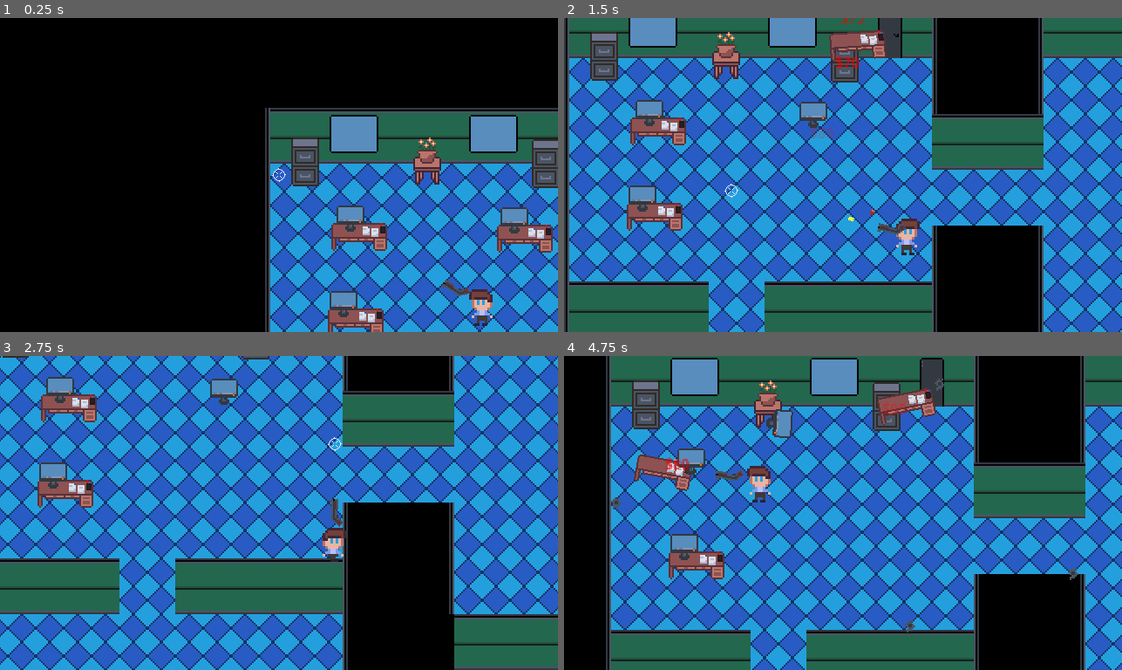
Above: before the commit, frames 1-4 (two rows, left to right).
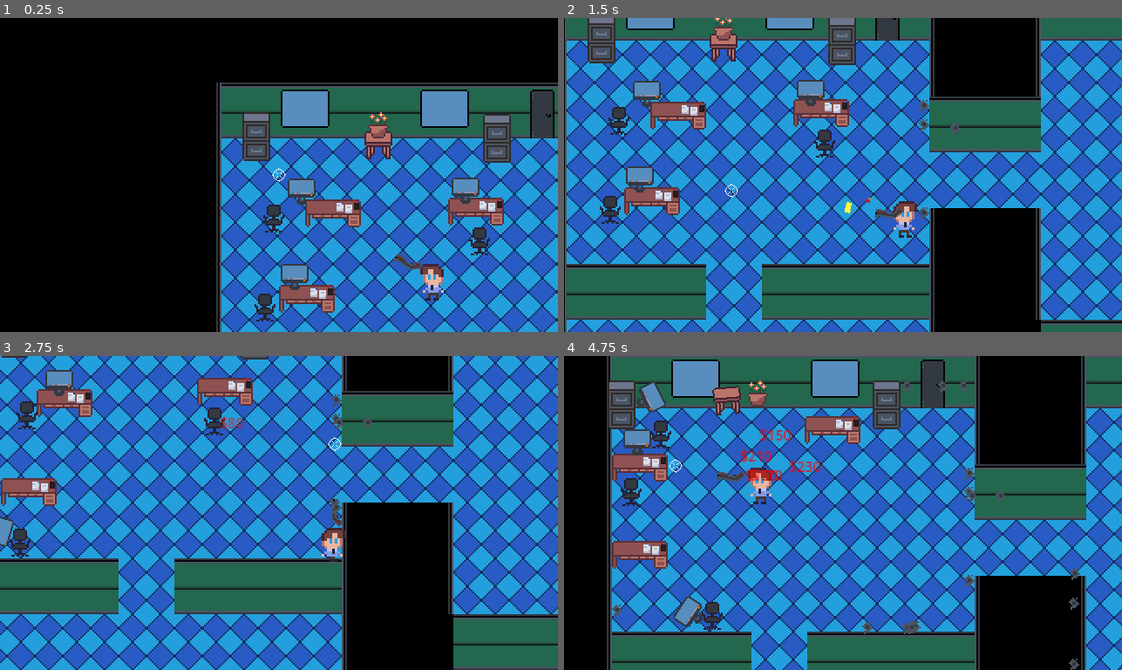
Above: after the commit, the same moments.

Repository: bhmcarr/Deep-Dive
Game: Godot game, scene res://Scenes/main.tscn
The game is run twice, just before and just after one commit, with the same random seed, the same clock (stepped at 60 frames per second) and the same inputs.
Inputs (mouse positions are in pixels of both pictures, inside the frame that each line leads up to):
- Up to frame 1 (0.25 s): no input
- Up to frame 2 (1.5 s): move the mouse to (965, 159) at 0.52 s; hold D (move_right) 0.53-1.28 s; click (965, 159) at 0.6 s; move the mouse to (731, 190) at 1.27 s; hold S (move_down) from 1.28 s (still down); click (731, 190) at 1.35 s
- Up to frame 3 (2.75 s): move the mouse to (334, 443) at 2.02 s; release S (move_down) at 2.03 s; hold D (move_right) from 2.03 s (still down); click (334, 443) at 2.1 s
- Up to frame 4 (4.75 s): move the mouse to (815, 575) at 2.77 s; release D (move_right) at 2.78 s; hold W (move_up) 2.78-3.53 s; click (815, 575) at 2.85 s; move the mouse to (1010, 560) at 3.52 s; hold A (move_left) from 3.53 s (still down); click (1010, 560) at 3.6 s; move the mouse to (675, 465) at 4.27 s; click (675, 465) at 4.35 s

The runs differ from the first frame. In frame 1, 37% of the frame differs, in the area x 38-100%, y 20-100%; in frame 2, 59%, in the area x 0-100%, y 0-100%; in frame 3, 12%; in frame 4, 26%.

Commit message:
more valuables, keep certain objects upright, make shotgun spread bullets, update john

Diff:
--- /dev/null
+++ b/Scenes/Valuables/Chair.tscn
@@ -0,0 +1,23 @@
+[gd_scene format=3 uid="uid://dqln8t0sey0uf"]
+
+[ext_resource type="Texture2D" uid="uid://5g8cgfa5c3fn" path="res://Assets/chair.png" id="1_4nien"]
+[ext_resource type="Script" uid="uid://dtp54afif1bb4" path="res://Scenes/Valuables/valuable_prop.gd" id="1_idxw5"]
+[ext_resource type="PackedScene" uid="uid://dachmv6iwxqfi" path="res://Scenes/Valuables/valuable_handler.tscn" id="3_qimjs"]
+
+[sub_resource type="CapsuleShape2D" id="CapsuleShape2D_f0emx"]
+radius = 5.0
+height = 18.0
+
+[node name="Chair" type="RigidBody2D" unique_id=177623376]
+script = ExtResource("1_idxw5")
+
+[node name="Sprite2D" type="Sprite2D" parent="." unique_id=1676661203]
+texture = ExtResource("1_4nien")
+
+[node name="CollisionShape2D" type="CollisionShape2D" parent="." unique_id=144315968]
+shape = SubResource("CapsuleShape2D_f0emx")
+
+[node name="ValuableHandler" parent="." unique_id=447044991 instance=ExtResource("3_qimjs")]
+value = 250
+mass = 20.0
+keep_upright = true
--- a/Scenes/Valuables/Desk.tscn
+++ b/Scenes/Valuables/Desk.tscn
@@ -8,12 +8,15 @@
 size = Vector2(32, 16)
 
 [node name="Desk" type="RigidBody2D" unique_id=568491742]
+angular_damp = 100.0
 script = ExtResource("1_odae8")
 
 [node name="Sprite2D" type="Sprite2D" parent="." unique_id=1855106866]
 texture = ExtResource("2_dwkq0")
 
-[node name="ValuableHandler" parent="." unique_id=447044991 instance=ExtResource("3_4jd11")]
-
 [node name="CollisionShape2D" type="CollisionShape2D" parent="." unique_id=40111588]
 shape = SubResource("RectangleShape2D_8wm7i")
+
+[node name="ValuableHandler" parent="." unique_id=447044991 instance=ExtResource("3_4jd11")]
+mass = 100.0
+keep_upright = true
--- a/Scenes/Valuables/FilingCabinet.tscn
+++ b/Scenes/Valuables/FilingCabinet.tscn
@@ -19,4 +19,5 @@
 
 [node name="ValuableHandler" parent="." unique_id=447044991 instance=ExtResource("3_sudvq")]
 value = 500
-mass = 100.0
+mass = 1000.0
+keep_upright = true
--- a/Scenes/Valuables/valuable_handler.gd
+++ b/Scenes/Valuables/valuable_handler.gd
@@ -2,9 +2,11 @@
 @onready var floating_text_emitter: Node2D = $FloatingTextEmitter
 @onready var sprite_2d: Sprite2D = $"../Sprite2D"
 @onready var break_particles: CPUParticles2D = $BreakParticles
+@onready var nearby_valuable_hitbox: Area2D = $NearbyValuableHitbox
 
 @export var value: int = 100
 @export var mass: float = 10
+@export var keep_upright: bool = false
 
 func _ready() -> void:
 	# set default parent properties
@@ -14,15 +16,30 @@
 
 	valuable.set_collision_layer_value(1, false) # turn off default
 	valuable.set_collision_layer_value(3, true) # enable valuable collision layer
-	valuable.set_collision_mask_value(1, true) # turn off default
-	valuable.set_collision_mask_value(2, true) # turn off default
+	valuable.set_collision_mask_value(1, true)
+	valuable.set_collision_mask_value(2, true)
+	valuable.set_collision_mask_value(3, true)
 
-func damage_valuable(damage_amount: int) -> void:
+func _physics_process(delta: float) -> void:
+	if keep_upright:
+		# adjust parent's orientation
+		var parent = get_parent()
+		if "rotation" in parent:
+			parent.rotation = 0
+
+func damage_valuable(damage_amount: int, impact_direction: Vector2, impact_power: int) -> void:
 	value -= damage_amount
 	if value <= 0:
 		_break_valuable()
 	else:
 		floating_text_emitter.emit_text("$" + str(value))
+
+	if nearby_valuable_hitbox.has_overlapping_bodies():
+		var bodies = nearby_valuable_hitbox.get_overlapping_bodies()
+		for body in bodies:
+			if body.has_method("apply_impulse"):
+				body.apply_impulse(impact_direction * impact_power)
+				body.apply_torque_impulse(impact_power)
 
 func _break_valuable() -> void:
 	var image = sprite_2d.texture.get_image()
--- a/Scenes/Valuables/valuable_handler.tscn
+++ b/Scenes/Valuables/valuable_handler.tscn
@@ -3,6 +3,8 @@
 [ext_resource type="Script" uid="uid://bn8j4j6n863lk" path="res://Scenes/Valuables/valuable_handler.gd" id="1_j1iue"]
 [ext_resource type="PackedScene" uid="uid://d0b6pqcqfbdr" path="res://Scenes/floating_text_emitter.tscn" id="2_2f5j2"]
 [ext_resource type="Texture2D" uid="uid://bhxht2sr6mvel" path="res://Assets/valuable_shard.png" id="3_sxl6t"]
+
+[sub_resource type="CircleShape2D" id="CircleShape2D_j1iue"]
 
 [node name="ValuableHandler" type="Node2D" unique_id=447044991]
 script = ExtResource("1_j1iue")
@@ -28,4 +30,11 @@
 scale_amount_min = 0.25
 scale_amount_max = 0.5
 
+[node name="NearbyValuableHitbox" type="Area2D" parent="." unique_id=1623883445]
+collision_layer = 0
+collision_mask = 4
+
+[node name="CollisionShape2D" type="CollisionShape2D" parent="NearbyValuableHitbox" unique_id=1350761012]
+shape = SubResource("CircleShape2D_j1iue")
+
 [connection signal="finished" from="BreakParticles" to="." method="_on_break_particles_finished"]
--- a/Scenes/Valuables/valuable_prop.gd
+++ b/Scenes/Valuables/valuable_prop.gd
@@ -4,5 +4,5 @@
 
 func _physics_process(delta: float) -> void:
 	var collision_info = move_and_collide(Vector2.ZERO)
-	if collision_info:
-		valuable_handler.damage_valuable(5)
+	#if collision_info:
+		#valuable_handler.damage_valuable(5)
--- a/Scenes/bullet.gd
+++ b/Scenes/bullet.gd
@@ -35,7 +35,7 @@
 				body.apply_impulse(direction * BULLET_POWER)
 				body.apply_torque_impulse(BULLET_POWER)
 				if body.has_node("ValuableHandler"):
-					body.get_node("ValuableHandler").damage_valuable(BULLET_DAMAGE)
+					body.get_node("ValuableHandler").damage_valuable(BULLET_DAMAGE, direction, BULLET_POWER)
 		else:
 			_spawn_bullet_hole()
 
--- a/Scenes/camera_2d.gd
+++ b/Scenes/camera_2d.gd
@@ -16,7 +16,7 @@
 
 # Called every frame. 'delta' is the elapsed time since the previous frame.
 func _physics_process(delta: float) -> void:
-	position = player.position
+	position = position.lerp(player.position, delta * 100)
 
 	# Fade out the intensity over time
 	shake_strength = lerp(shake_strength, 0.0, SHAKE_DECAY_RATE * delta)
--- a/Scenes/gun.gd
+++ b/Scenes/gun.gd
@@ -34,8 +34,8 @@
 		sprite_2d.flip_v = false
 
 	if Input.is_action_just_pressed("shoot") && delay_timer.is_stopped():
-		_shoot(mouse_pos) # pass in normalized direction from mouse position
-
+		#_shoot(mouse_pos) # pass in normalized direction from mouse position
+		_shoot_spread(mouse_pos)
 
 func _shoot(mouse_pos: Vector2) -> void:
 	# visual flair
@@ -55,6 +55,24 @@
 	fired.emit()
 	delay_timer.start()
 
+func _shoot_spread(mouse_pos: Vector2) -> void:
+	# visual flair
+	casing_particles.emitting = true
+	animation_player.play("fire")
+	muzzle_flare.visible = true
+	await get_tree().create_timer(0.1).timeout
+	muzzle_flare.visible = false
+	gun_sound_player.playing = true
+
+	var deg_vals = [-5, -2, 0, 2, 5]
+	for i in deg_vals:
+		var bullet = bullet_scene.instantiate()
+		bullet.global_position = to_global(bullet_spawn_point.position)
+		bullet.initial_direction = (mouse_pos.rotated(deg_to_rad(i)) - global_position).normalized()
+		get_tree().current_scene.add_child(bullet)
+
+	fired.emit()
+	delay_timer.start()
 
 func _on_melee_hitbox_body_entered(body: Node2D) -> void:
 	# TODO: Vary melee power (knockback) based on how much the melee weapon swung
--- a/Scenes/main.tscn
+++ b/Scenes/main.tscn
@@ -11,6 +11,7 @@
 [ext_resource type="PackedScene" uid="uid://cj57mn6h0ih3" path="res://Scenes/Valuables/FilingCabinet.tscn" id="10_d1ilt"]
 [ext_resource type="Texture2D" uid="uid://m4xuya24ttsj" path="res://Assets/crosshair.png" id="10_hptm8"]
 [ext_resource type="PackedScene" uid="uid://3xbxkdap55x8" path="res://Scenes/Valuables/Monitor.tscn" id="11_d1ilt"]
+[ext_resource type="PackedScene" uid="uid://dqln8t0sey0uf" path="res://Scenes/Valuables/Chair.tscn" id="12_6iyac"]
 
 [sub_resource type="TileSetAtlasSource" id="TileSetAtlasSource_jjvhh"]
 texture = ExtResource("1_bo1nx")
@@ -96,3 +97,12 @@
 
 [node name="Monitor3" parent="." unique_id=144571261 instance=ExtResource("11_d1ilt")]
 position = Vector2(234, 208)
+
+[node name="Chair" parent="." unique_id=177623376 instance=ExtResource("12_6iyac")]
+position = Vector2(235, 174)
+
+[node name="Chair2" parent="." unique_id=1539241474 instance=ExtResource("12_6iyac")]
+position = Vector2(340, 176)
+
+[node name="Chair3" parent="." unique_id=1350866798 instance=ExtResource("12_6iyac")]
+position = Vector2(217, 225)
--- a/Scenes/player.gd
+++ b/Scenes/player.gd
@@ -5,6 +5,7 @@
 const SPEED = 100.0
 const JUMP_VELOCITY = -400.0
 var direction: Vector2 = Vector2.ZERO
+var push_force = 5.0
 
 func _physics_process(delta: float) -> void:
 	direction.x = Input.get_axis("move_left", "move_right")
@@ -14,6 +15,12 @@
 
 	_handle_animations()
 	move_and_slide()
+
+	# TODO: This doesn't seem to work like I thought..
+	for i in get_slide_collision_count():
+		var c = get_slide_collision(i)
+		if c.get_collider() is RigidBody2D:
+			c.get_collider().apply_central_impulse(-c.get_normal() * push_force)
 
 func _handle_animations() -> void:
 	if direction.x != 0 || direction.y != 0:
--- a/Scenes/player.tscn
+++ b/Scenes/player.tscn
@@ -50,6 +50,7 @@
 height = 16.0
 
 [node name="Player" type="CharacterBody2D" unique_id=591856302]
+collision_layer = 2
 motion_mode = 1
 script = ExtResource("1_v0iea")
 
Binary file added: Assets/chair.aseprite
Binary file added: Assets/chair.png
Not shown, added: Assets/chair.png.import
Binary file changed: Assets/john.aseprite
Binary file changed: Assets/john.png
